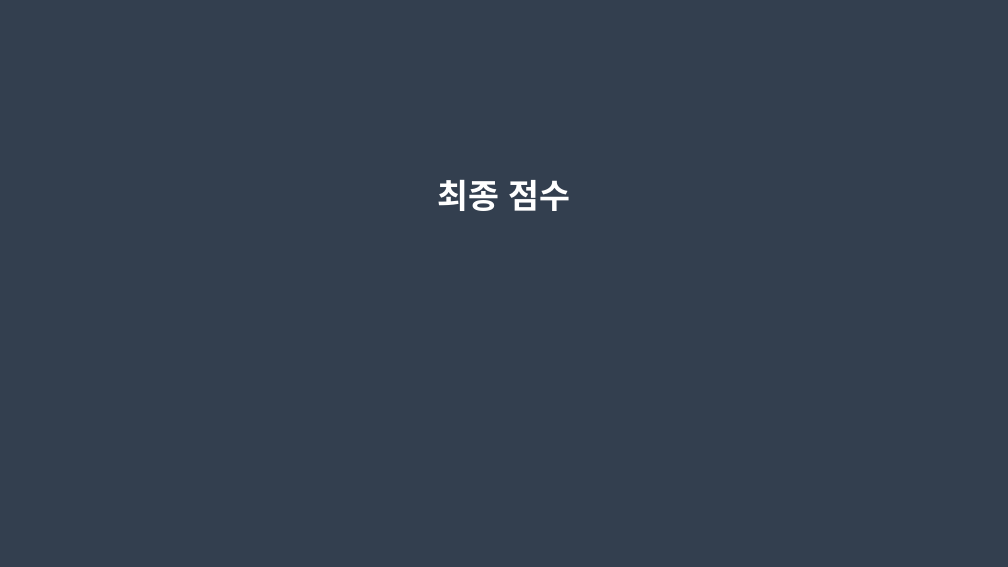
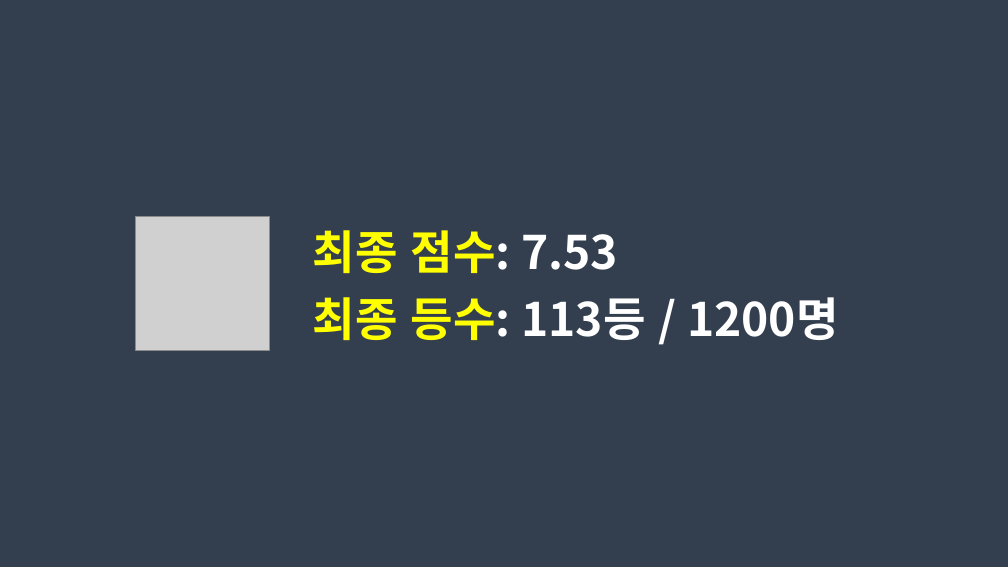
Before and after one commit to dongkieric98/-, a slide deck: slide 25 of electricity.pptx. Drawn at 1008x567 pixels with LibreOffice and Linux fonts; fonts in the diff are those of the drawing; grey boxes stand for pictures. Boxes give left, top, right and bottom in pixels: in the first picture for what was removed or moved away, otherwise in the second. Text is boxed around its words. In the diff, an @@ line names an element or a change of style, - is before the commit and + after.

Commit message:
ppt 최종본

```diff
--- a/electricity.pptx
+++ b/electricity.pptx
@@ picture added at [135, 217, 268, 350] @@
@@ text at [313, 230, 618, 273]: text changed; size 32 to 44 pt @@
-최종 점수
+최종 점수: 7.53
@@ text added at [313, 297, 839, 340], 44 pt, text #FFFFFF, bold @@
+최종 등수: 113등 / 1200명
```
